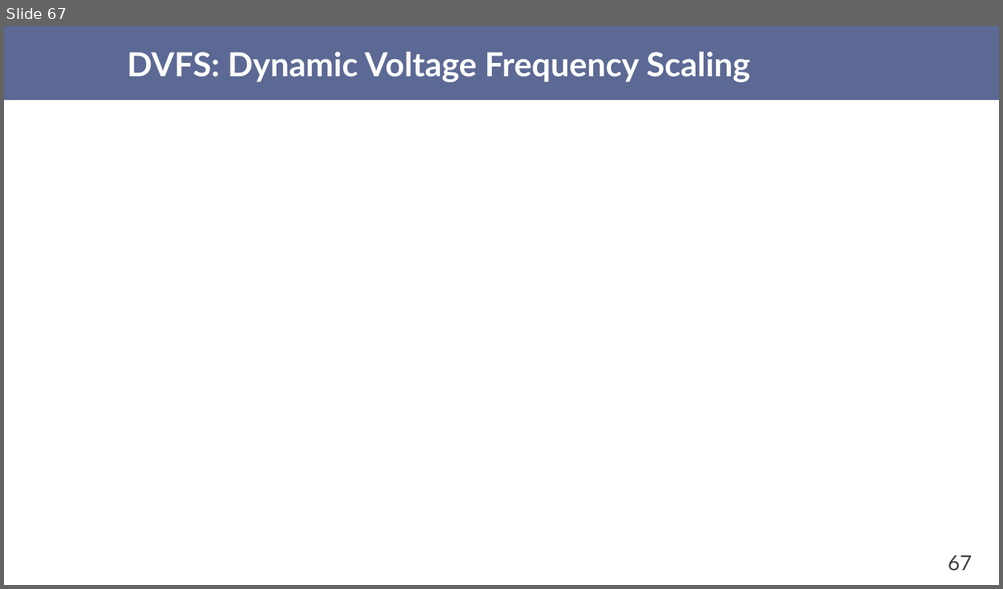
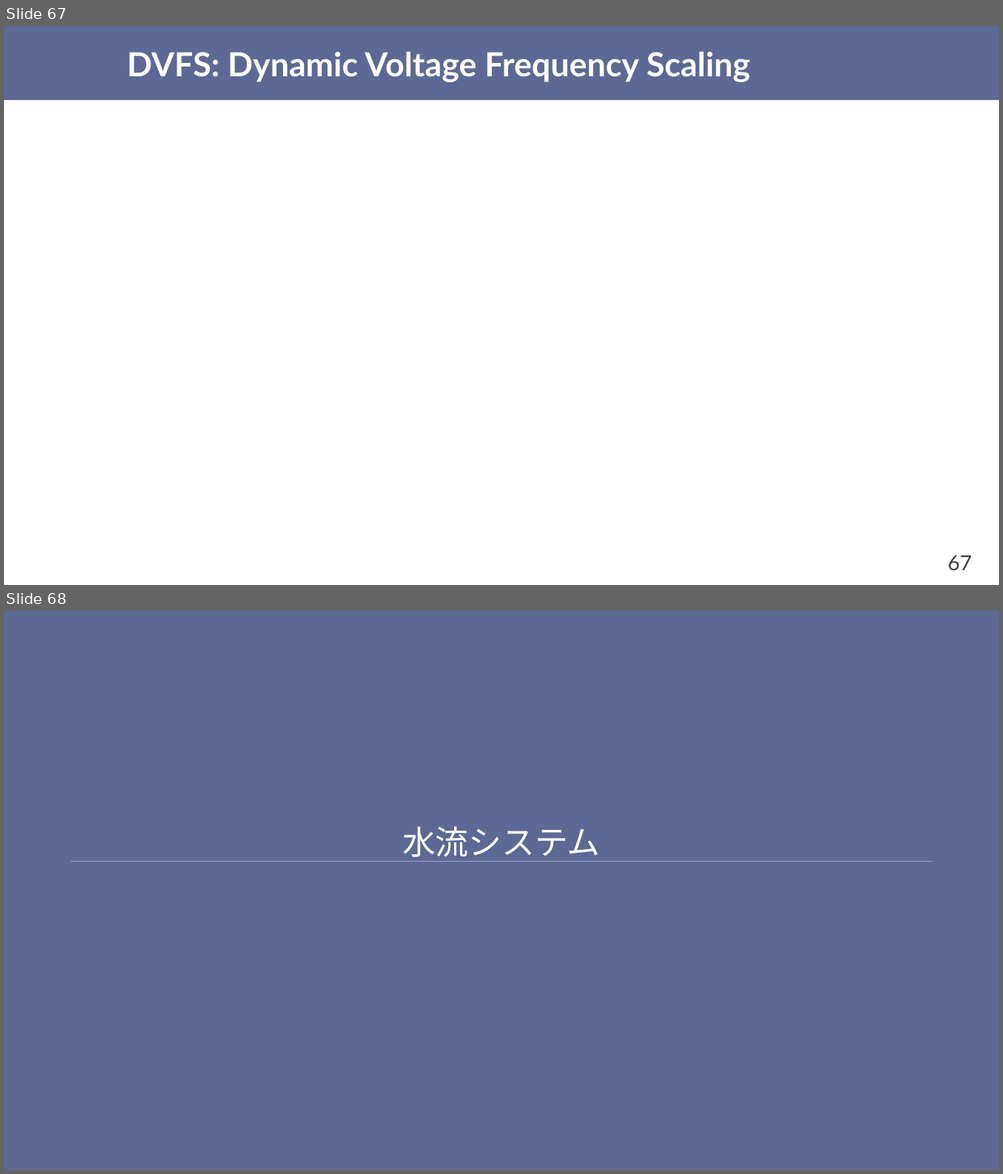
Before and after one commit to shioyadan/otya-computer-architecture-i, a slide deck: cai-shioya-04.pptx. Shown one above the other, each under a label of ours: slide 67 before the commit, slides 67 and 68 after it. The pictures are 1003x589 and 1003x1174 pixels, drawn with LibreOffice and Linux fonts; fonts in the diff are those of the drawing; grey boxes stand for pictures. Boxes give left, top, right and bottom in pixels: in the first picture for what was removed or moved away, otherwise in the second. Text is boxed around its words. In the diff, an @@ line names an element or a change of style, - is before the commit and + after.

Commit message:
水流の話を追加

```diff
--- a/cai-shioya-04.pptx
+++ b/cai-shioya-04.pptx
@@ slide 68 added at (4,611,999,1170), background #5C6994 @@
@@ title added at (402,826,600,862), 32 pt, text #FFFFFF @@
+水流システム
@@ line added from (71, 862) to (932, 862), #9BA4C1 0.75 pt @@
@@ line added from (149, 862) to (854, 862), #DEE1EA 0.75 pt @@
```
Also in this commit, not shown: 1 slide changed, 12 other slides added, 1 other file.
